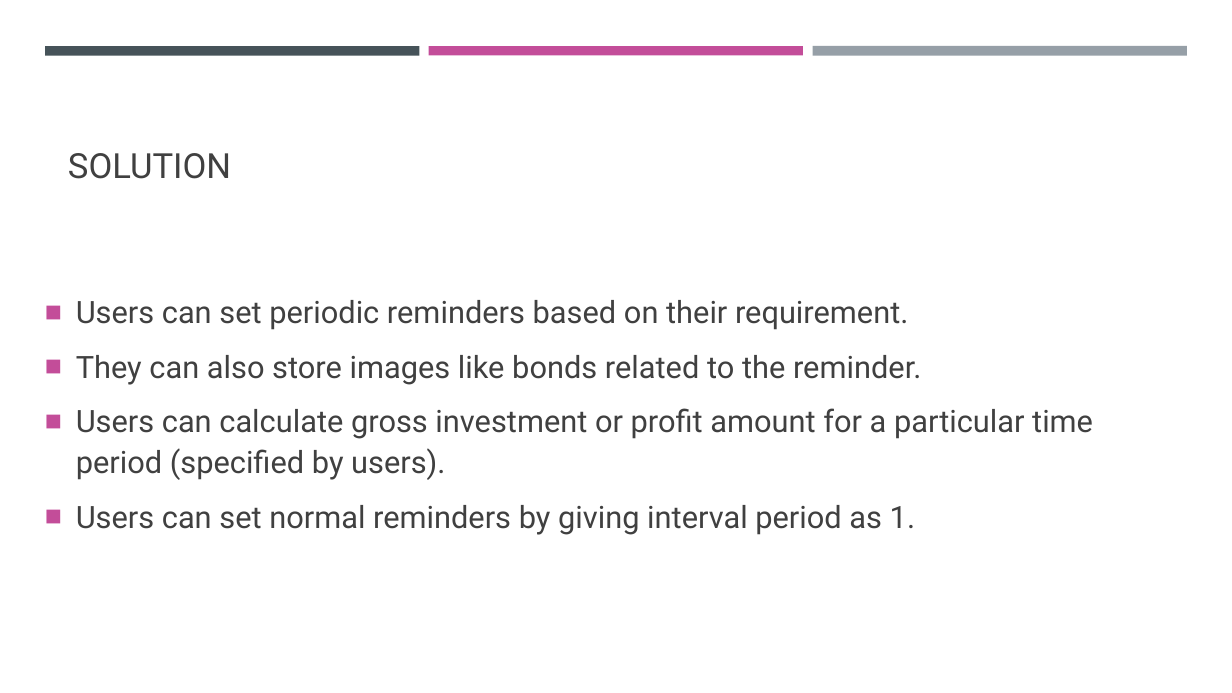
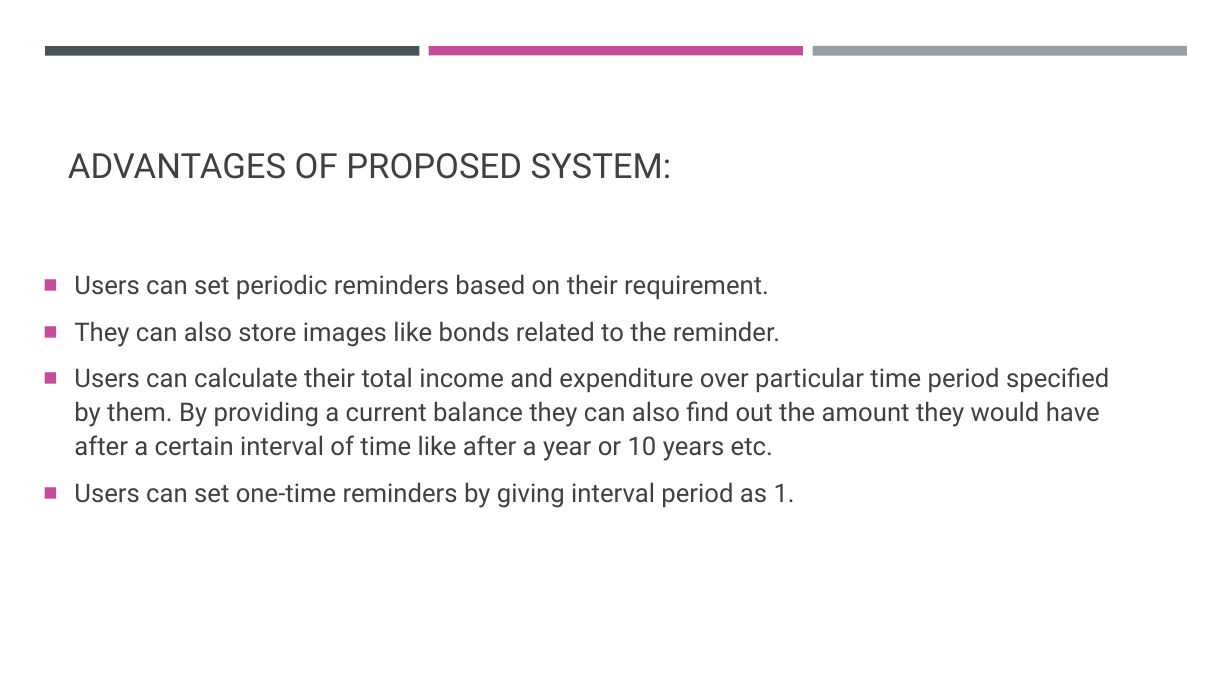
Before and after one commit to ssathyanaray2/Payment_Tracker, a slide deck: slide 3 of pt_ppt.pptx. Drawn at 1232x693 pixels with LibreOffice and Linux fonts; fonts in the diff are those of the drawing. Boxes give left, top, right and bottom in pixels: in the first picture for what was removed or moved away, otherwise in the second. Text is boxed around its words. In the diff, an @@ line names an element or a change of style, - is before the commit and + after.

```diff
--- a/pt_ppt.pptx
+++ b/pt_ppt.pptx
@@ title at box(68, 153, 672, 179): text changed @@
-SOLUTION
+ADVANTAGES OF PROPOSED SYSTEM:
@@ text "Users can set periodic reminders ...": place and size @@
-text "Users can set periodic reminders ..." at box(76, 300, 1093, 535)
+text "Users can set periodic reminders ..." at box(74, 274, 1109, 508)
@@ text at box(74, 274, 780, 347): size 24 to 20 pt in "Users can set periodic reminders based on ...", "They can also store images like bonds ..." @@
@@ text at box(74, 367, 1109, 508): text changed; size 24 to 20 pt @@
-■ Users can calculate gross investment or profit amount for a particular time period (specified by users).
-■ Users can set normal reminders by giving interval period as 1.
+■ Users can calculate their total income and expenditure over particular time period specified by them. By providing a current balance they can also find out the amount they would have after a certain interval of time like after a year or 10 years etc.
+■ Users can set one-time reminders by giving interval period as 1.
```
Also in this commit, not shown: 4 other slides changed, 3 other files.
